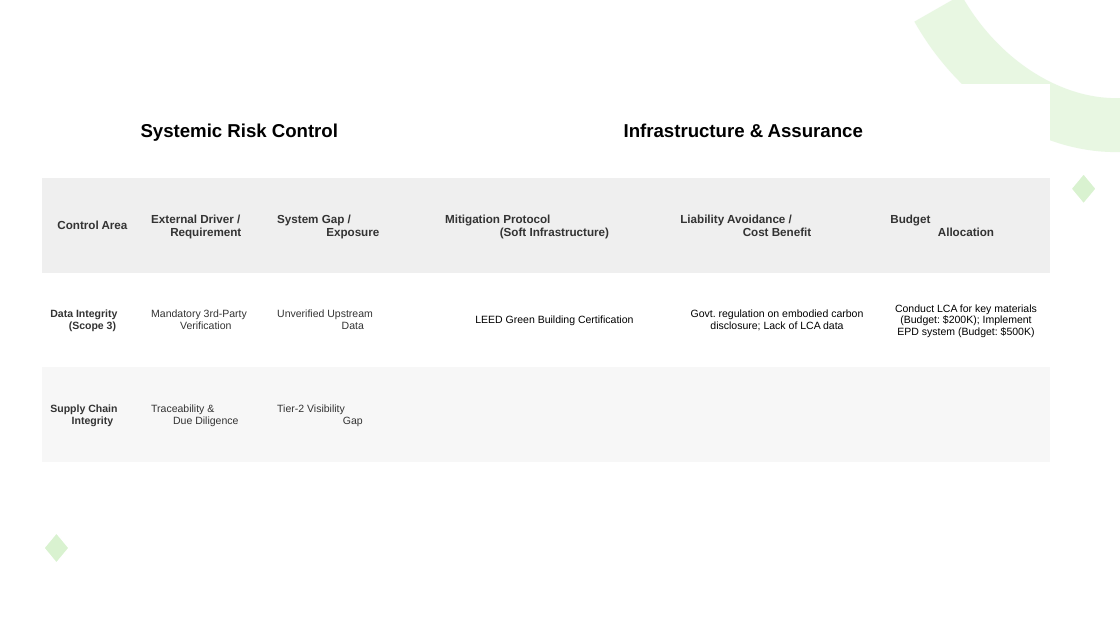
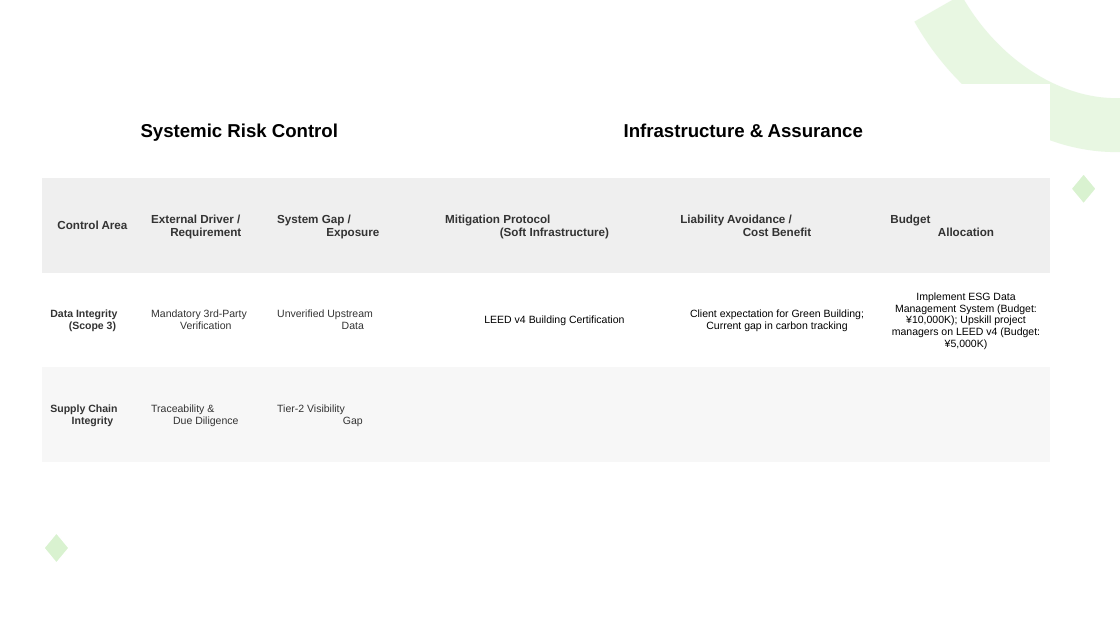
Before and after one commit to jackman993/sustainability-rep, a slide deck: slide 6 of shared/engine/tcfd/output/TCFD_table.pptx. Drawn at 1120x630 pixels with LibreOffice and Linux fonts; fonts in the diff are those of the drawing. Boxes give left, top, right and bottom in pixels: in the first picture for what was removed or moved away, otherwise in the second. Text is boxed around its words. In the diff, an @@ line names an element or a change of style, - is before the commit and + after.

```diff
--- a/shared/engine/tcfd/output/TCFD_table.pptx
+++ b/shared/engine/tcfd/output/TCFD_table.pptx
@@ table at <box>42,84,1050,462</box> @@
-row 3: Data Integrity (Scope 3) | Mandatory 3rd-Party Verification | Unverified Upstream Data | LEED Green Building Certification | Govt. regulation on embodied carbon disclosure; Lack of LCA data | Conduct LCA for key materials (Budget: $200K); Implement EPD system (Budget: $500K)
+row 3: Data Integrity (Scope 3) | Mandatory 3rd-Party Verification | Unverified Upstream Data | LEED v4 Building Certification | Client expectation for Green Building; Current gap in carbon tracking | Implement ESG Data Management System (Budget: ¥10,000K); Upskill project managers on LEED v4 (Budget: ¥5,000K)
```
Also in this commit, not shown: 5 other slides changed, 1 slide added, 1 slide removed, 2 other files.
